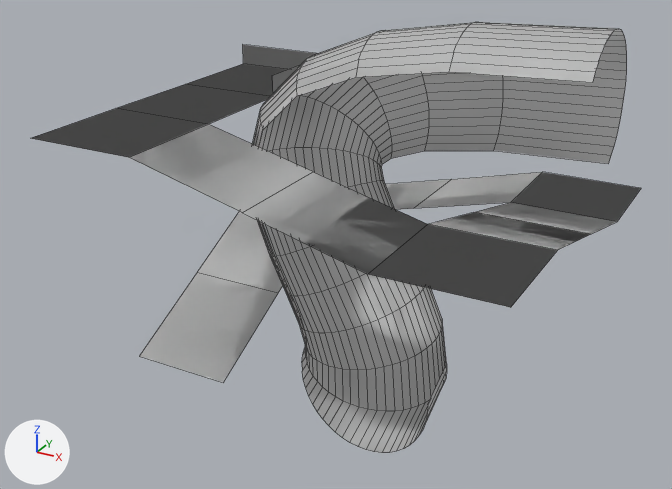
The Blender file Proyecto_1_AR/New Unity Project/Assets/CaraAgua.blend as it was, and as the next commit left it.
Before and after are seen from a camera (50 mm lens) standing at (1.77, -3.52, 1.35) and looking at (-0.1, -0.13, -0.35). Every picture has the same lights, and +X, +Y and +Z are marked at lower left. Mesh edges are drawn as thin lines.

Names of what the first picture shows: 'BezierCurve', 'BezierCurve.001', 'Plane', 'Plane.001'.
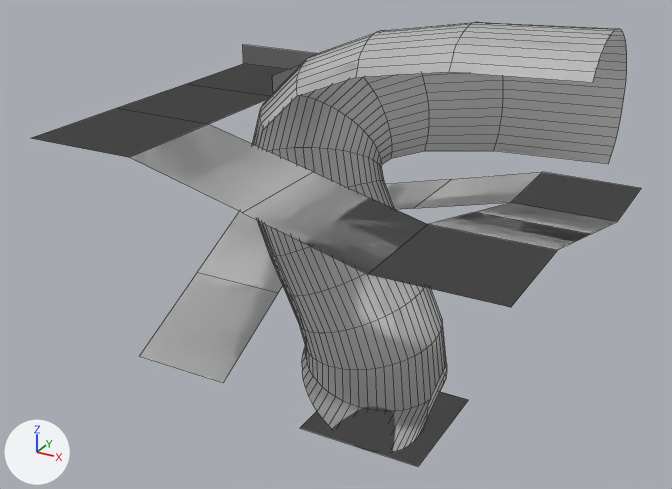
Where the newer file only moved an object's origin or applied its transform, the numbers keep the older frame.

Diff of the bpy script that builds the scene:
```diff
--- a/Proyecto_1_AR/New Unity Project/Assets/CaraAgua.blend.py
+++ b/Proyecto_1_AR/New Unity Project/Assets/CaraAgua.blend.py
@@ me_mesh_002 @@
 me_mesh_002.from_pydata(...)  # 364 vertices, 324 faces; spans x -0.6..1.0, y -0.55..0.33, z -1.09..0.69
 # used by ob_beziercurve; location = (0.0, 0.0, 0.0)
 # verts and faces of me_mesh_002; kept vertices keep their numbers, new ones are numbered from 364
+# me_mesh_002 part 1
+verts[364] = (-0.03, -0.58, -1.05)  # pixel (299, 428)
+verts[365] = (0.54, -0.58, -1.05)  # pixel (418, 466)
+verts[366] = (-0.03, -0.01, -1.05)
+verts[367] = (0.54, -0.01, -1.05)  # pixel (468, 399)
+faces += [(364, 366, 367, 365)]
@@ me_mesh_003 @@
 me_mesh_003.from_pydata(...)  # 364 vertices, 324 faces; spans x -0.6..1.0, y -0.55..0.33, z -1.09..0.69
 # used by ob_beziercurve_001; location = (0.0, 0.0, 0.0)
 # verts and faces of me_mesh_003; kept vertices keep their numbers, new ones are numbered from 364
+# me_mesh_003 part 2
+verts[364] = (-0.03, -0.58, -1.05)  # pixel (299, 428)
+verts[365] = (0.54, -0.58, -1.05)  # pixel (418, 466)
+verts[366] = (-0.03, -0.01, -1.05)
+verts[367] = (0.54, -0.01, -1.05)  # pixel (468, 399)
+faces += [(364, 365, 367, 366)]
```

Where the change shows, as pixel boxes [x1, y1, x2, y2] in the pictures (672 x 489 px):
'BezierCurve', reshaped
    before: [253, 22, 627, 451]
    after: [253, 22, 627, 465]
'BezierCurve.001', reshaped
    before: [253, 22, 625, 453]
    after: [254, 22, 625, 466]
part 1 of me_mesh_002, added
    after: [302, 392, 467, 465]
part 2 of me_mesh_003, added
    after: [300, 392, 468, 466]
